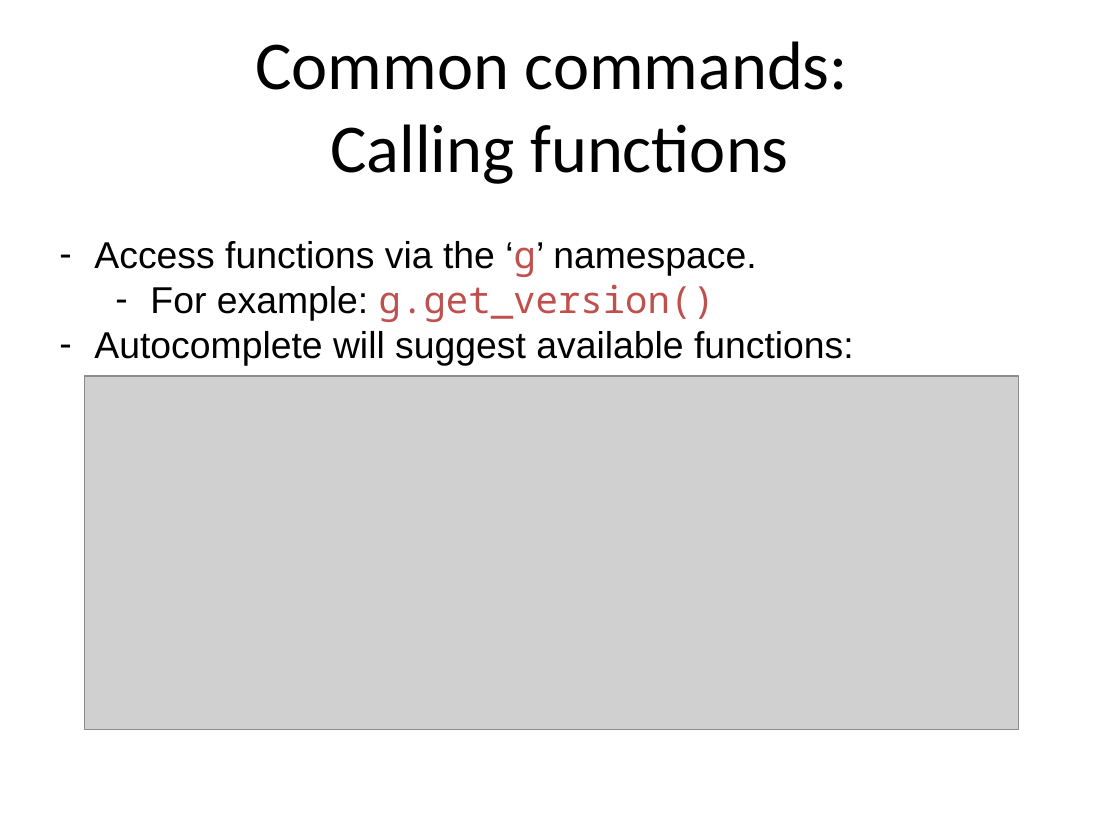
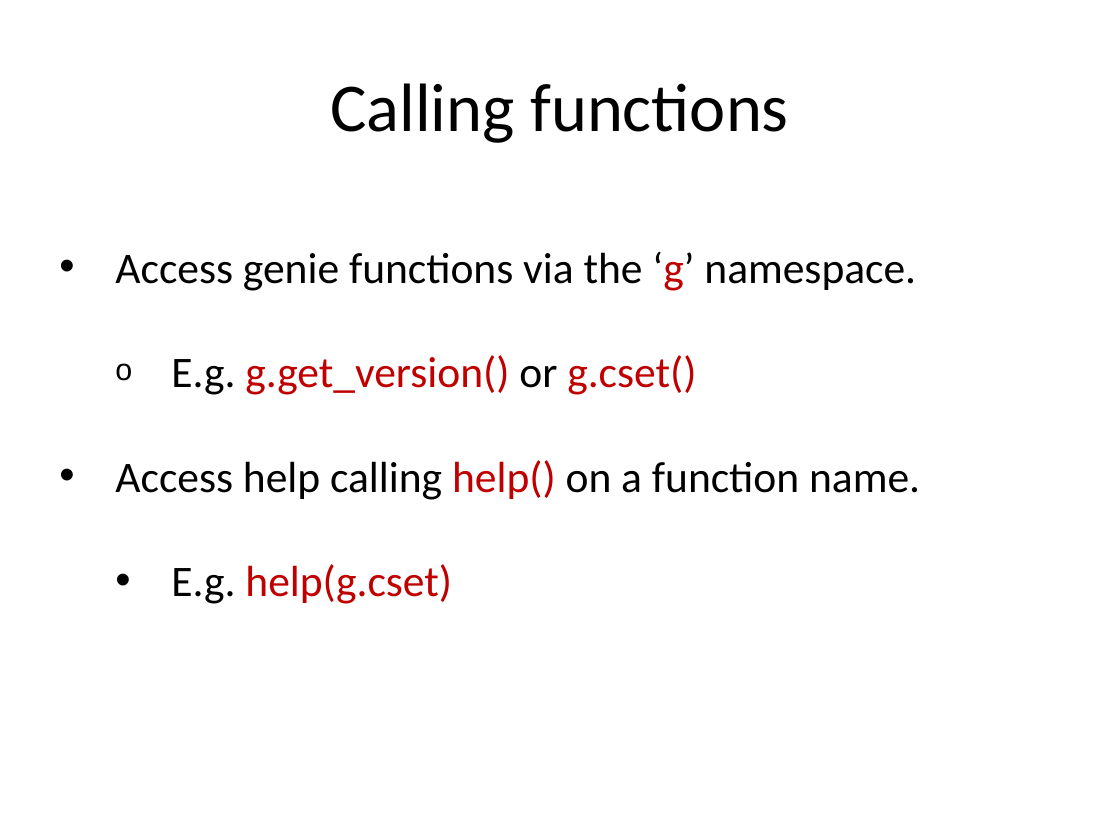
Before and after one commit to ISISComputingGroup/ibex_user_manual, a slide deck: slide 7 of genie_python_and_ibex/genie_python_and_ibex.pptx (slide 6 before the commit). Drawn at 1120x840 pixels with LibreOffice and Linux fonts; fonts in the diff are those of the drawing; grey boxes stand for pictures; background and template pictures are left out. Boxes give left, top, right and bottom in pixels: in the first picture for what was removed or moved away, otherwise in the second. Text is boxed around its words. In the diff, an @@ line names an element or a change of style, - is before the commit and + after.

Commit message:
Uploaded latest genie_python and ibex training slides

```diff
--- a/genie_python_and_ibex/genie_python_and_ibex.pptx
+++ b/genie_python_and_ibex/genie_python_and_ibex.pptx
@@ title at <box>330,83,788,143</box>: text changed @@
-Common commands:
-Calling functions
+Calling functions
@@ text at <box>115,251,920,604</box>: text changed; size 24 to 28 pt; font Arial to Calibri @@
-– Access functions via the ‘g’ namespace.
-  – For example: g.get_version()
-– Autocomplete will suggest available functions:
+• Access genie functions via the ‘g’ namespace.
+  o E.g. g.get_version() or g.cset()
+• Access help calling help() on a function name.
+  • E.g. help(g.cset)
@@ picture removed at <box>84,376,1018,730</box> @@
```
Also in this commit, not shown: 31 other slides changed, 16 slides added, 1 slide removed.
